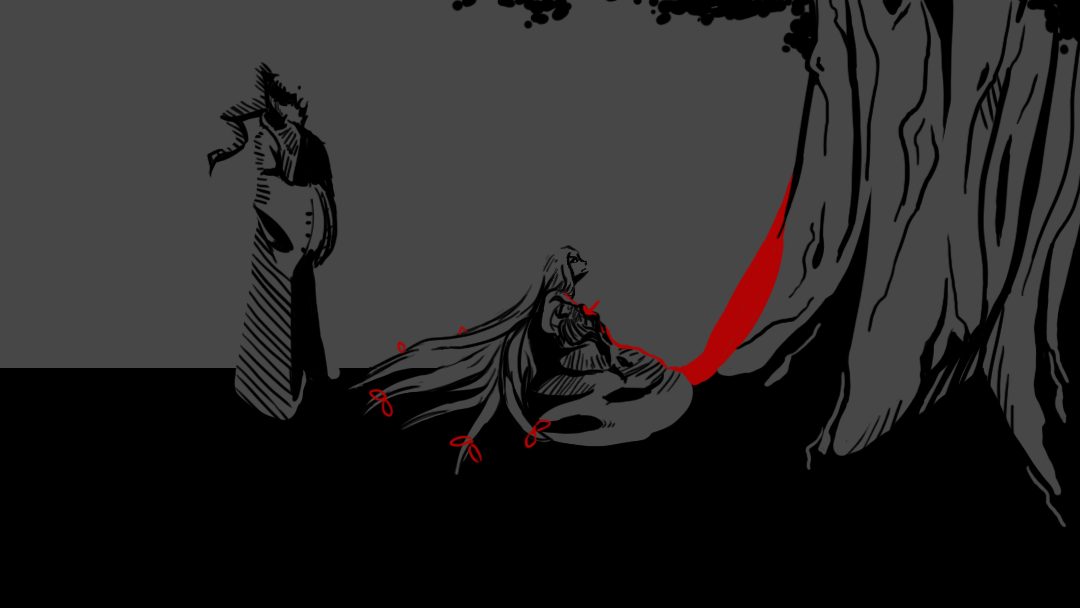
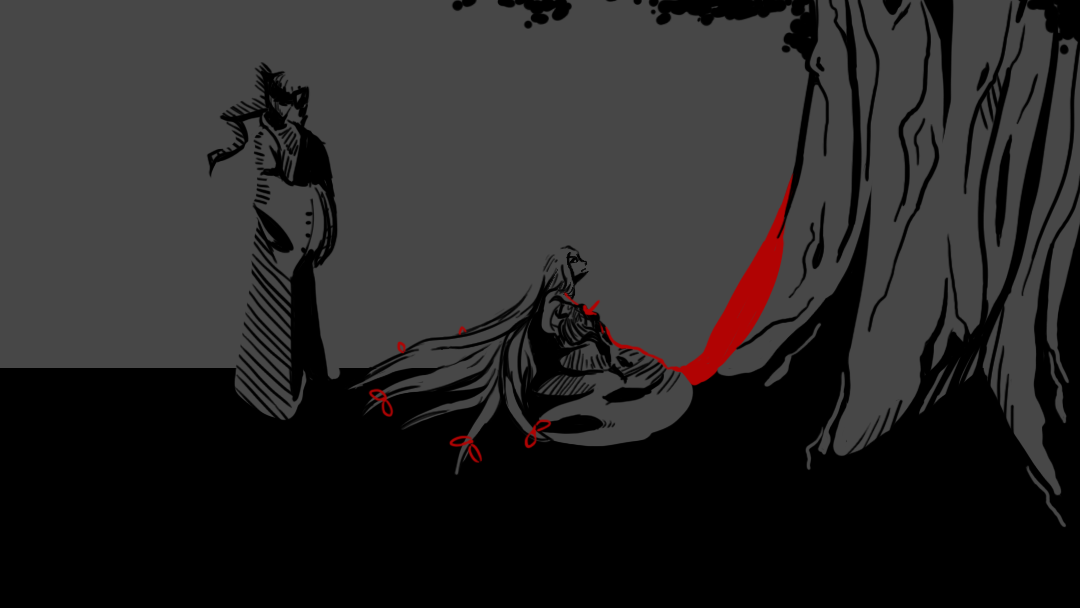
Layered file, before and after one edit (1080x608). Changes by layer:
painted on "Layer 12" over (273, 70, 310, 121)
